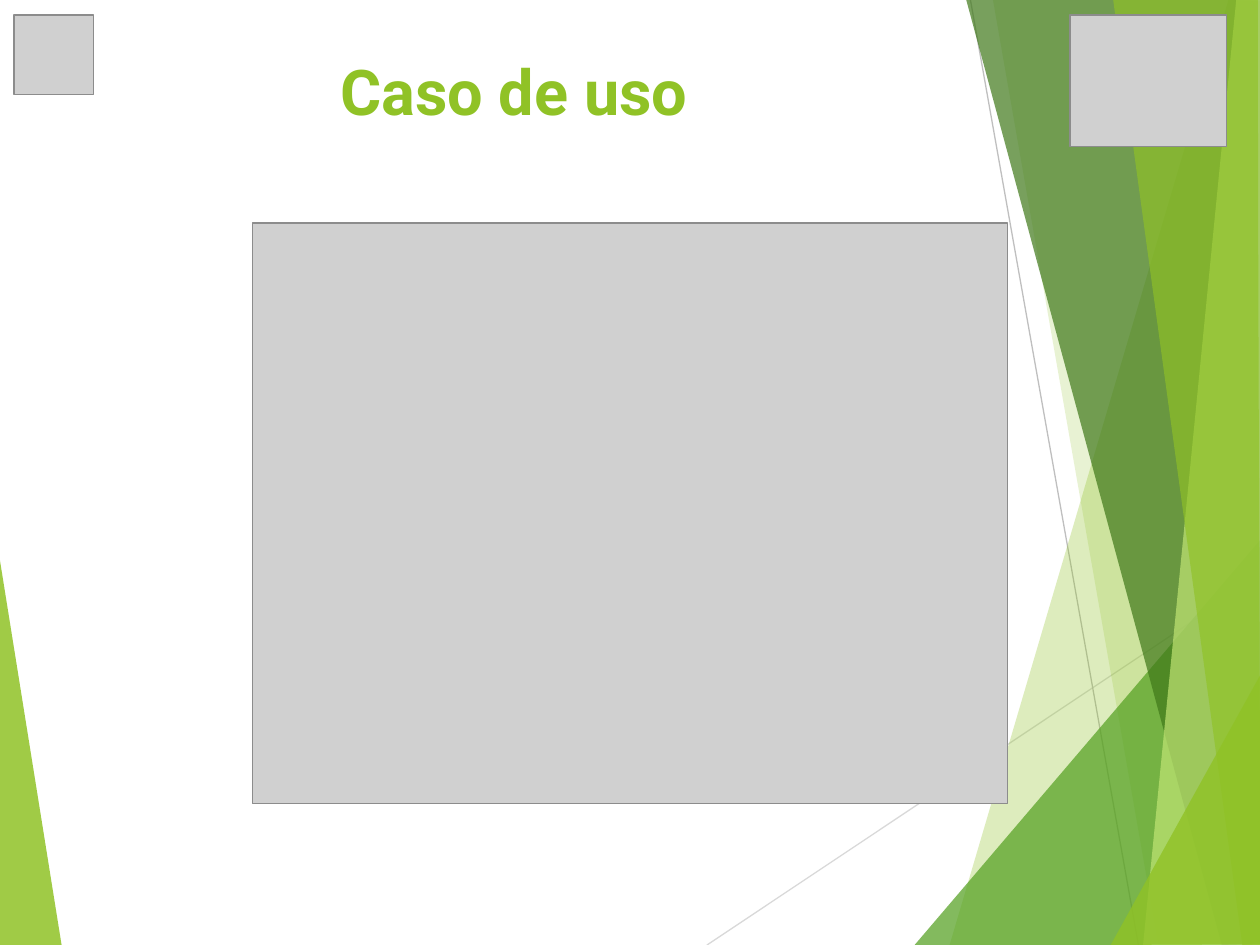
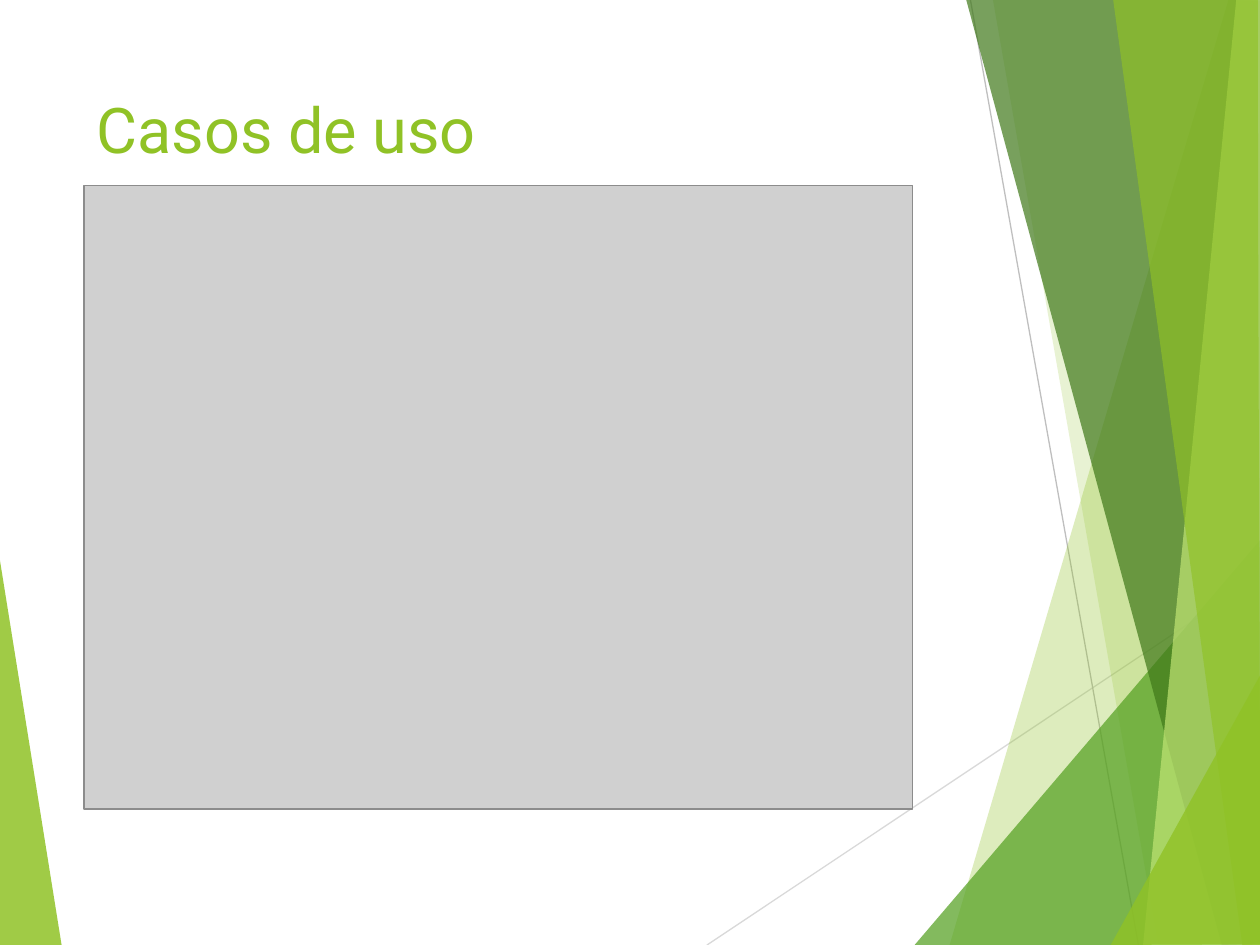
Before and after one commit to vixo23/ING-DE-SOFTWARE, a slide deck: slide 6 of INCREMENTO3/Ppt/PPt Tercer incremento scrum++.pptx (slide 5 before the commit). Drawn at 1260x945 pixels with LibreOffice and Linux fonts; fonts in the diff are those of the drawing; grey boxes stand for pictures. Boxes give left, top, right and bottom in pixels: in the first picture for what was removed or moved away, otherwise in the second. Text is boxed around its words. In the diff, an @@ line names an element or a change of style, - is before the commit and + after.

```diff
--- a/INCREMENTO3/Ppt/PPt Tercer incremento scrum++.pptx
+++ b/INCREMENTO3/Ppt/PPt Tercer incremento scrum++.pptx
@@ picture removed at (14,15,93,94) @@
@@ picture removed at (1070,15,1226,147) @@
@@ title at (97,105,476,154): text changed; bold off @@
-Caso de uso
+Casos de uso
@@ picture: place and size @@
-picture at (252,223,1007,804)
+picture at (84,185,914,809)
```
Also in this commit, not shown: 9 other slides changed, 1 slide added, 1 slide removed.
